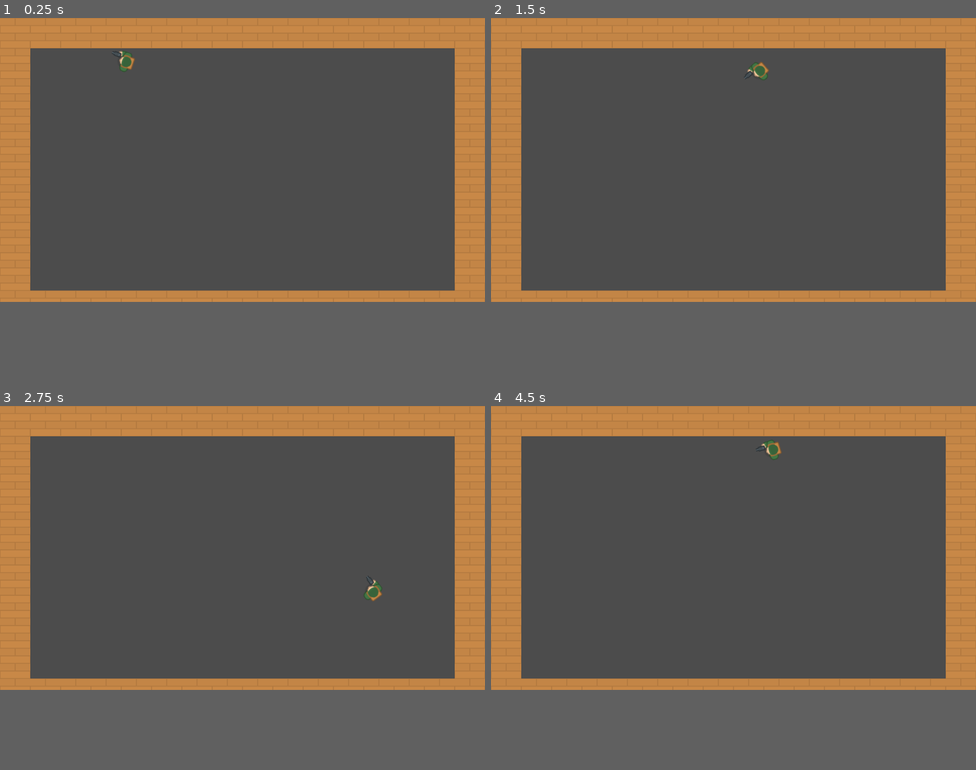
Above: before the commit, frames 1-4 (two rows, left to right).
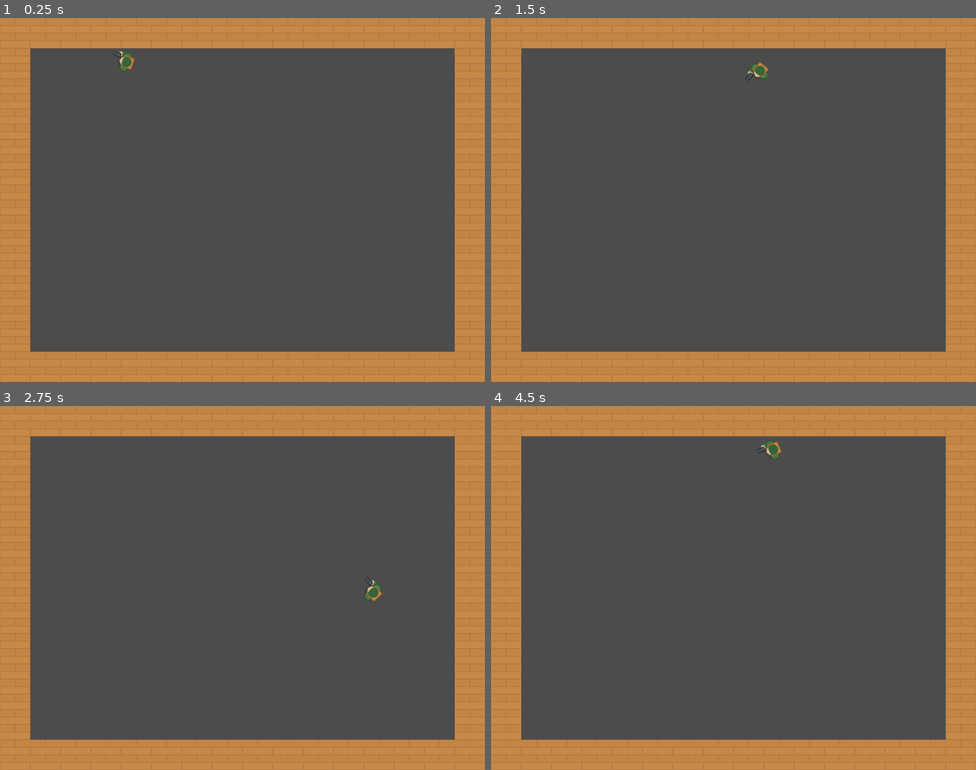
Above: after the commit, the same moments.

Repository: sindre0830/YAZG
Game: Godot game, scene res://World/World.tscn
Same seed, same stepped clock (60 frames per second), same inputs: the game is played once before the commit and once after it.
Inputs (mouse positions are in pixels of both pictures, inside the frame that each line leads up to):
- Up to frame 1 (0.25 s): no input
- Up to frame 2 (1.5 s): tap Enter at 0.5 s; move the mouse to (840, 145) at 0.52 s; hold Right (ui_right) 0.53-1.28 s; move the mouse to (636, 174) at 1.27 s; hold Down (ui_down) from 1.28 s (still down)
- Up to frame 3 (2.75 s): move the mouse to (291, 486) at 2.02 s; release Down (ui_down) at 2.03 s; hold Right (ui_right) from 2.03 s (still down)
- Up to frame 4 (4.5 s): move the mouse to (709, 606) at 2.77 s; release Right (ui_right) at 2.78 s; hold Up (ui_up) 2.78-3.53 s; move the mouse to (879, 591) at 3.52 s; hold Left (ui_left) from 3.53 s (still down); move the mouse to (588, 504) at 4.27 s
The window is 800x468 before the commit and 800x600 after it. Grey fills any space a smaller window leaves; there, only what the larger window draws over its background counts as a difference.

The runs differ from the first frame. In frame 1, 13% of the frame differs, in the area x 0-100%, y 9-100%; in frame 2, 13%, in the area x 0-100%, y 12-100%; in frame 3, 13%; in frame 4, 13%.

Commit message:
world map added

Diff:
--- a/Source/World/World.tscn
+++ b/Source/World/World.tscn
@@ -5,10 +5,10 @@
 
 [node name="World" type="Node2D"]
 
-[node name="Player" parent="." instance=ExtResource( 1 )]
-position = Vector2( 265.348, 92.9581 )
-
 [node name="TileMap" type="TileMap" parent="."]
 tile_set = ExtResource( 2 )
 format = 1
-tile_data = PoolIntArray( 0, 2, 0, 1, 2, 0, 2, 2, 0, 3, 2, 0 …(316 unchanged characters)… , 2, 0, 524303, 2, 0, 589824, 2, 0, 589825, 2, 0, 589826, 2, 0, 589827, 2, 0, 589828, 2, 0, 589829, 2, 0, 589830, 2, 0, 589831, 2, 0, 589832, 2, 0, 589833, 2, 0, 589834, 2, 0, 589835, 2, 0, 589836, 2, 0, 589837, 2, 0, 589838, 2, 0, 589839, 2, 0 )
+tile_data = PoolIntArray( 0, 2, 0, 1, 2, 0, 2, 2, 0, 3, 2, 0 …(316 unchanged characters)… , 2, 0, 524303, 2, 0, 589824, 2, 0, 589839, 2, 0, 655360, 2, 0, 655375, 2, 0, 720896, 2, 0, 720897, 2, 0, 720898, 2, 0, 720899, 2, 0, 720900, 2, 0, 720901, 2, 0, 720902, 2, 0, 720903, 2, 0, 720904, 2, 0, 720905, 2, 0, 720906, 2, 0, 720907, 2, 0, 720908, 2, 0, 720909, 2, 0, 720910, 2, 0, 720911, 2, 0 )
+
+[node name="Player" parent="." instance=ExtResource( 1 )]
+position = Vector2( 265.348, 92.9581 )
--- a/Source/project.godot
+++ b/Source/project.godot
@@ -13,6 +13,12 @@
 config/name="Source"
 run/main_scene="res://World/World.tscn"
 config/icon="res://icon.png"
+
+[display]
+
+window/size/height=768
+window/stretch/mode="2d"
+window/stretch/aspect="keep"
 
 [input]
 
